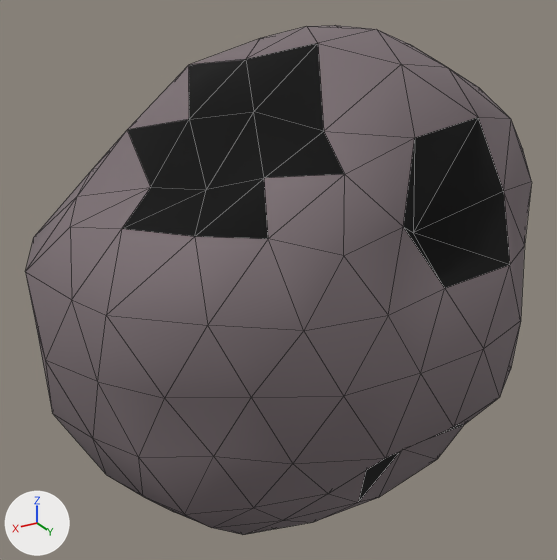
What one commit did to the glTF model assets/asteroids/asteroid_sml_20.glb.
Before and after are seen from a 50 mm camera at (1.473, 2.274, 1.227) aimed at (0.065, -0.073, 0.053). The axes (+X, +Y, +Z) are drawn at lower left. The lights are the same throughout. The first picture is the older version. Mesh edges are drawn as thin lines. Vertices at exactly the same position are counted once.

In view in the first picture: 'asteroid_sml_20'.
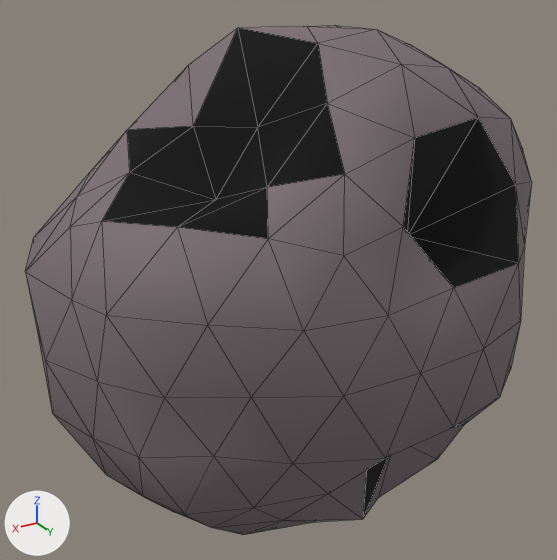
Location of each change, (x1, y1, x2, y2) in pixels of the pictures (557 x 560 px; the box of a moved part takes in the faces that stretch with it):
part 1 of me_icosphere, moved or reshaped
    both: (70, 26, 415, 325)
part 2 of me_icosphere, moved or reshaped
    both: (284, 399, 497, 522)
part 3 of me_icosphere, moved or reshaped
    both: (389, 117, 532, 373)
part 4 of me_icosphere, recoloured
    before: (189, 59, 245, 119)
    after: (189, 28, 238, 125)

The change, as a list of edits to the scene's bpy script:
```text
Change me_icosphere:
    where me_icosphere.from_pydata(...)  # 162 vertices, 320 faces; spans x -1.02..0.99, y -0.72..0.71, z -0.96..0.99
    used by ob_asteroid_sml_20; location = (0.0, 0.0, 0.0)
    me_icosphere part 1
    me_icosphere.vertices[81].co: (0.6, 0.36, 0.47) -> (0.67, 0.4, 0.52)  # pixel (194, 236) -> pixel (177, 227)
    me_icosphere.vertices[82].co: (0.75, 0.17, 0.46) -> (0.82, 0.19, 0.5)  # pixel (121, 228) -> pixel (101, 221)
    me_icosphere.vertices[86].co: (0.59, 0.01, 0.52) -> (0.66, 0.01, 0.58)  # pixel (150, 187) -> pixel (129, 172)
    me_icosphere.vertices[87].co: (0.44, 0.0, 0.72) -> (0.43, 0.0, 0.7)  # pixel (189, 119) -> pixel (193, 126)
    me_icosphere.vertices[88].co: (0.23, -0.01, 0.9) -> (0.26, -0.01, 0.99)  # pixel (245, 59) -> pixel (237, 27)
    me_icosphere.vertices[96].co: (0.13, 0.31, 0.71) -> (0.15, 0.35, 0.8)  # pixel (323, 131) -> pixel (327, 103)
    me_icosphere.vertices[98].co: (0.37, 0.35, 0.6) -> (0.35, 0.33, 0.57)  # pixel (264, 178) -> pixel (267, 187)
    me_icosphere.vertices[159].co: (0.31, 0.18, 0.76) -> (0.29, 0.17, 0.71)  # pixel (253, 111) -> pixel (257, 127)
    me_icosphere.vertices[160].co: (0.46, 0.15, 0.53) -> (0.43, 0.14, 0.49)  # pixel (206, 189) -> pixel (215, 199)
    me_icosphere part 2
    me_icosphere.vertices[4].co: (-0.22, 0.52, -0.36) -> (-0.21, 0.5, -0.35)
    me_icosphere.vertices[30].co: (-0.18, 0.43, -0.51) -> (-0.17, 0.4, -0.48)
    me_icosphere.vertices[36].co: (-0.03, 0.45, -0.36) -> (-0.02, 0.42, -0.34)
    me_icosphere.vertices[142].co: (0.05, 0.47, -0.64) -> (0.05, 0.5, -0.69)  # pixel (358, 502) -> pixel (362, 519)
    me_icosphere part 3
    me_icosphere.vertices[78].co: (-0.49, 0.49, 0.47) -> (-0.52, 0.52, 0.49)  # pixel (503, 191) -> pixel (515, 184)
    me_icosphere.vertices[114].co: (-0.12, 0.64, 0.24) -> (-0.13, 0.67, 0.26)  # pixel (444, 288) -> pixel (453, 287)
    me_icosphere.vertices[116].co: (-0.42, 0.62, 0.26) -> (-0.43, 0.65, 0.27)  # pixel (509, 264) -> pixel (518, 263)
    me_icosphere.vertices[158].co: (-0.17, 0.41, 0.35) -> (-0.17, 0.39, 0.33)  # pixel (413, 232) -> not seen
    me_icosphere part 4: 6 faces spanning x -0.92..0.43, y -0.71..0.11, z -0.42..0.99 switch from mat_crater_asteroid_sml_20 (black #000000) to mat_rock_asteroid_sml_20 (grey #7c7074)
```
